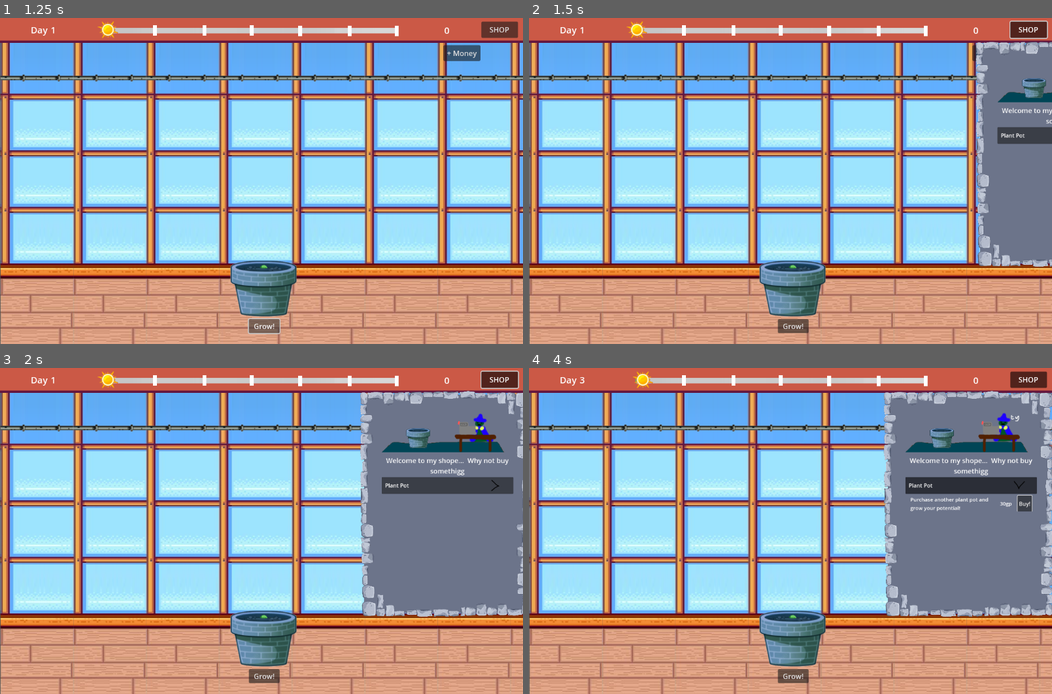
Above: before the commit, frames 1-4 (two rows, left to right).
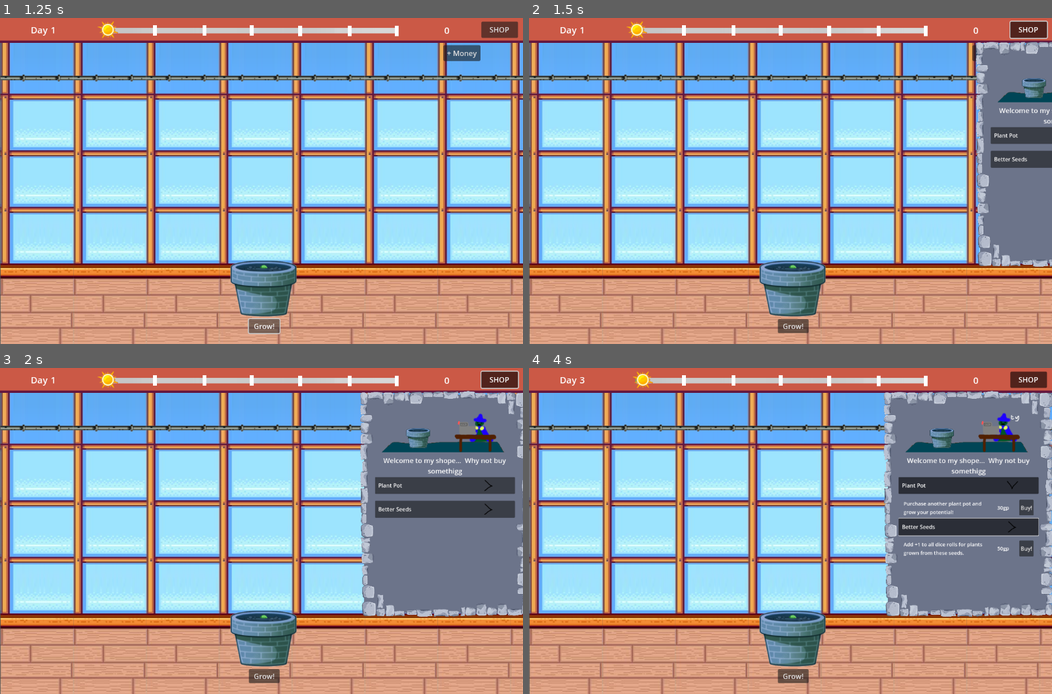
Above: after the commit, the same moments.

Repository: vickyfray/dice-farm-sim
Game: Godot game, scene res://scenes/main.tscn
Two runs of this game, one before a commit and one after it. Both use one fixed random seed, a clock stepped at 60 frames per second and the inputs below.
Inputs (mouse positions are in pixels of both pictures, inside the frame that each line leads up to; where the layout moved, square brackets give the same spot in the first picture):
- Up to frame 1 (1.25 s): click "Grow!" at 0.5 s
- Up to frame 2 (1.5 s): click "SHOP" at 1.25 s
- Up to frame 3 (2 s): no input
- Up to frame 4 (4 s): click (973, 485) [978, 485] at 2 s; click "Buy!" at 2.75 s; click (968, 527) at 3.52 s

Frame 1 is identical in both runs. In frame 2, 0.8% of the frame differs, in the area x 88-100%, y 27-46%; in frame 3, 1.8%; in frame 4, 2.8%, in the area x 70-98%, y 27-58%.

Commit message:
Updating with a second item in the shop
Funcitonality is a bit jank, but the premis of a +1 seed item works now in code too. Also Dice roller updates if we ever add another addition to the global Dice_Modifier.

Diff:
--- a/scenes/drop_down_menu.gd
+++ b/scenes/drop_down_menu.gd
@@ -4,7 +4,6 @@
 @onready var chevron: TextureRect = $Button/MarginContainer/Chevron
 @onready var collapse_control: Control = $CollapseControl
 @onready var list_container: MarginContainer = $CollapseControl/ListContainer
-
 var expanded: bool = false
 
 func _ready() -> void:
@@ -17,7 +16,6 @@
 func reset_panel():
 	collapse_control.size.y = 0
 
-
 func _update_chevron(expanded: bool):
 	var target_angle = 90 if expanded else 0
 	var tween = create_tween()
@@ -25,8 +23,8 @@
 
 
 func _on_button_toggled(toggled_on: bool) -> void:
+	var chevron = $ShopContainer/TitleContents_VBox/ContentsContainer/ShopContents_Vbox/ItemsScrollContainer/ContentsContainer_Vbox/DropDownMenu/Button/MarginContainer/Chevron
 	_update_chevron(toggled_on)
-
 	if !toggled_on:
 		var tween = create_tween()
 		tween.tween_property(collapse_control, "custom_minimum_size:y", 0, 0.25)
@@ -37,3 +35,15 @@
 
 func _on_panel_container_minimum_size_changed() -> void:
 			custom_minimum_size = collapse_control.get_combined_minimum_size() + button.size
+
+
+func _on_button_2_toggled(toggled_on):
+	var chevron = $ShopContainer/TitleContents_VBox/ContentsContainer/ShopContents_Vbox/ItemsScrollContainer/ContentsContainer_Vbox/DropDownMenu/Button2/MarginContainer/Chevron
+	_update_chevron(toggled_on)
+
+	if !toggled_on:
+		var tween = create_tween()
+		tween.tween_property($CollapseControl2, "custom_minimum_size:y", 0, 0.25)
+	else:
+		var tween = create_tween()
+		tween.tween_property($CollapseControl2, "custom_minimum_size:y", list_container.size.y, 0.25)
--- a/scenes/shoppe.tscn
+++ b/scenes/shoppe.tscn
@@ -97,8 +97,7 @@
 [node name="ContentsContainer" type="MarginContainer" parent="ShopContainer/TitleContents_VBox"]
 layout_mode = 2
 size_flags_vertical = 3
-theme_override_constants/margin_left = 20
-theme_override_constants/margin_right = 5
+theme_override_constants/margin_right = 0
 theme_override_constants/margin_bottom = 20
 
 [node name="ShopContents_Vbox" type="VBoxContainer" parent="ShopContainer/TitleContents_VBox/ContentsContainer"]
@@ -121,71 +120,17 @@
 layout_mode = 2
 size_flags_horizontal = 3
 size_flags_vertical = 3
-theme_override_constants/separation = 25
-
-[node name="Item1" type="HBoxContainer" parent="ShopContainer/TitleContents_VBox/ContentsContainer/ShopContents_Vbox/ItemsScrollContainer/ContentsContainer_Vbox"]
-visible = false
-layout_mode = 2
-alignment = 1
-
-[node name="Label" type="Label" parent="ShopContainer/TitleContents_VBox/ContentsContainer/ShopContents_Vbox/ItemsScrollContainer/ContentsContainer_Vbox/Item1"]
-custom_minimum_size = Vector2(125, 35)
-layout_mode = 2
-theme_override_font_sizes/font_size = 25
-text = "Plant Pot"
-vertical_alignment = 1
-autowrap_mode = 3
-
-[node name="Label2" type="Label" parent="ShopContainer/TitleContents_VBox/ContentsContainer/ShopContents_Vbox/ItemsScrollContainer/ContentsContainer_Vbox/Item1"]
-custom_minimum_size = Vector2(125, 35)
-layout_mode = 2
-theme_override_font_sizes/font_size = 25
-text = "30gp"
-vertical_alignment = 1
-
-[node name="BuyItem1" type="Button" parent="ShopContainer/TitleContents_VBox/ContentsContainer/ShopContents_Vbox/ItemsScrollContainer/ContentsContainer_Vbox/Item1"]
-visible = false
-custom_minimum_size = Vector2(125, 0)
-layout_mode = 2
-text = "Buy!"
-
-[node name="Item2" type="HBoxContainer" parent="ShopContainer/TitleContents_VBox/ContentsContainer/ShopContents_Vbox/ItemsScrollContainer/ContentsContainer_Vbox"]
-visible = false
-layout_mode = 2
-alignment = 1
-
-[node name="Label" type="Label" parent="ShopContainer/TitleContents_VBox/ContentsContainer/ShopContents_Vbox/ItemsScrollContainer/ContentsContainer_Vbox/Item2"]
-custom_minimum_size = Vector2(125, 35)
-layout_mode = 2
-theme_override_font_sizes/font_size = 25
-text = "Example Item name is too long"
-vertical_alignment = 1
-autowrap_mode = 3
-
-[node name="Label2" type="Label" parent="ShopContainer/TitleContents_VBox/ContentsContainer/ShopContents_Vbox/ItemsScrollContainer/ContentsContainer_Vbox/Item2"]
-custom_minimum_size = Vector2(125, 35)
-layout_mode = 2
-theme_override_font_sizes/font_size = 25
-text = "10gp"
-vertical_alignment = 1
-
-[node name="Button" type="Button" parent="ShopContainer/TitleContents_VBox/ContentsContainer/ShopContents_Vbox/ItemsScrollContainer/ContentsContainer_Vbox/Item2"]
-custom_minimum_size = Vector2(125, 35)
-layout_mode = 2
-size_flags_vertical = 4
-text = "Buy!"
-
-[node name="DropDownMenu" type="Control" parent="ShopContainer/TitleContents_VBox/ContentsContainer/ShopContents_Vbox/ItemsScrollContainer/ContentsContainer_Vbox"]
+theme_override_constants/separation = 20
+
+[node name="DropDownMenu" type="VBoxContainer" parent="ShopContainer/TitleContents_VBox/ContentsContainer/ShopContents_Vbox/ItemsScrollContainer/ContentsContainer_Vbox"]
 layout_mode = 2
 size_flags_vertical = 0
+theme_override_constants/separation = 10
 script = ExtResource("8_gql4k")
 
 [node name="Button" type="Button" parent="ShopContainer/TitleContents_VBox/ContentsContainer/ShopContents_Vbox/ItemsScrollContainer/ContentsContainer_Vbox/DropDownMenu"]
-layout_mode = 1
-anchors_preset = 10
-anchor_right = 1.0
-offset_bottom = 50.0
-grow_horizontal = 2
+custom_minimum_size = Vector2(0, 50)
+layout_mode = 2
 toggle_mode = true
 
 [node name="MarginContainer" type="MarginContainer" parent="ShopContainer/TitleContents_VBox/ContentsContainer/ShopContents_Vbox/ItemsScrollContainer/ContentsContainer_Vbox/DropDownMenu/Button"]
@@ -207,12 +152,70 @@
 
 [node name="CollapseControl" type="Control" parent="ShopContainer/TitleContents_VBox/ContentsContainer/ShopContents_Vbox/ItemsScrollContainer/ContentsContainer_Vbox/DropDownMenu"]
 clip_contents = true
-anchors_preset = 0
-offset_top = 50.0
-offset_right = 388.0
-offset_bottom = 179.0
+layout_mode = 2
 
 [node name="ListContainer" type="MarginContainer" parent="ShopContainer/TitleContents_VBox/ContentsContainer/ShopContents_Vbox/ItemsScrollContainer/ContentsContainer_Vbox/DropDownMenu/CollapseControl"]
+layout_mode = 1
+anchors_preset = 10
+anchor_right = 1.0
+offset_top = 2.0
+offset_bottom = 54.0
+grow_horizontal = 2
+theme_override_constants/margin_left = 15
+theme_override_constants/margin_top = 5
+theme_override_constants/margin_right = 15
+
+[node name="HBoxContainer" type="HBoxContainer" parent="ShopContainer/TitleContents_VBox/ContentsContainer/ShopContents_Vbox/ItemsScrollContainer/ContentsContainer_Vbox/DropDownMenu/CollapseControl/ListContainer"]
+layout_mode = 2
+theme_override_constants/separation = 10
+
+[node name="Label" type="Label" parent="ShopContainer/TitleContents_VBox/ContentsContainer/ShopContents_Vbox/ItemsScrollContainer/ContentsContainer_Vbox/DropDownMenu/CollapseControl/ListContainer/HBoxContainer"]
+custom_minimum_size = Vector2(240, 0)
+layout_mode = 2
+size_flags_horizontal = 0
+theme_override_font_sizes/font_size = 15
+text = "Purchase another plant pot and grow your potential!"
+vertical_alignment = 1
+autowrap_mode = 3
+
+[node name="Label2" type="Label" parent="ShopContainer/TitleContents_VBox/ContentsContainer/ShopContents_Vbox/ItemsScrollContainer/ContentsContainer_Vbox/DropDownMenu/CollapseControl/ListContainer/HBoxContainer"]
+layout_mode = 2
+size_flags_horizontal = 10
+theme_override_font_sizes/font_size = 15
+text = "30gp"
+
+[node name="BuyItem1" type="Button" parent="ShopContainer/TitleContents_VBox/ContentsContainer/ShopContents_Vbox/ItemsScrollContainer/ContentsContainer_Vbox/DropDownMenu/CollapseControl/ListContainer/HBoxContainer"]
+layout_mode = 2
+size_flags_horizontal = 10
+text = "Buy!"
+
+[node name="Button2" type="Button" parent="ShopContainer/TitleContents_VBox/ContentsContainer/ShopContents_Vbox/ItemsScrollContainer/ContentsContainer_Vbox/DropDownMenu"]
+custom_minimum_size = Vector2(0, 50)
+layout_mode = 2
+toggle_mode = true
+
+[node name="MarginContainer" type="MarginContainer" parent="ShopContainer/TitleContents_VBox/ContentsContainer/ShopContents_Vbox/ItemsScrollContainer/ContentsContainer_Vbox/DropDownMenu/Button2"]
+layout_mode = 0
+offset_right = 371.0
+offset_bottom = 50.0
+theme_override_constants/margin_left = 10
+theme_override_constants/margin_right = 10
+
+[node name="Label" type="Label" parent="ShopContainer/TitleContents_VBox/ContentsContainer/ShopContents_Vbox/ItemsScrollContainer/ContentsContainer_Vbox/DropDownMenu/Button2/MarginContainer"]
+layout_mode = 2
+text = "Better Seeds"
+
+[node name="Chevron" type="TextureRect" parent="ShopContainer/TitleContents_VBox/ContentsContainer/ShopContents_Vbox/ItemsScrollContainer/ContentsContainer_Vbox/DropDownMenu/Button2/MarginContainer"]
+layout_mode = 2
+size_flags_horizontal = 8
+size_flags_vertical = 4
+texture = ExtResource("9_517tx")
+
+[node name="CollapseControl2" type="Control" parent="ShopContainer/TitleContents_VBox/ContentsContainer/ShopContents_Vbox/ItemsScrollContainer/ContentsContainer_Vbox/DropDownMenu"]
+clip_contents = true
+layout_mode = 2
+
+[node name="ListContainer" type="MarginContainer" parent="ShopContainer/TitleContents_VBox/ContentsContainer/ShopContents_Vbox/ItemsScrollContainer/ContentsContainer_Vbox/DropDownMenu/CollapseControl2"]
 layout_mode = 1
 anchors_preset = 10
 anchor_right = 1.0
@@ -222,32 +225,33 @@
 theme_override_constants/margin_top = 5
 theme_override_constants/margin_right = 15
 
-[node name="HBoxContainer" type="HBoxContainer" parent="ShopContainer/TitleContents_VBox/ContentsContainer/ShopContents_Vbox/ItemsScrollContainer/ContentsContainer_Vbox/DropDownMenu/CollapseControl/ListContainer"]
-layout_mode = 2
-theme_override_constants/separation = 10
-
-[node name="Label" type="Label" parent="ShopContainer/TitleContents_VBox/ContentsContainer/ShopContents_Vbox/ItemsScrollContainer/ContentsContainer_Vbox/DropDownMenu/CollapseControl/ListContainer/HBoxContainer"]
+[node name="HBoxContainer" type="HBoxContainer" parent="ShopContainer/TitleContents_VBox/ContentsContainer/ShopContents_Vbox/ItemsScrollContainer/ContentsContainer_Vbox/DropDownMenu/CollapseControl2/ListContainer"]
+layout_mode = 2
+theme_override_constants/separation = 10
+
+[node name="Label" type="Label" parent="ShopContainer/TitleContents_VBox/ContentsContainer/ShopContents_Vbox/ItemsScrollContainer/ContentsContainer_Vbox/DropDownMenu/CollapseControl2/ListContainer/HBoxContainer"]
 custom_minimum_size = Vector2(240, 0)
 layout_mode = 2
 size_flags_horizontal = 0
 theme_override_font_sizes/font_size = 15
-text = "Purchase another plant pot and grow your potential!"
+text = "Add +1 to all dice rolls for plants grown from these seeds. "
 vertical_alignment = 1
 autowrap_mode = 3
 
-[node name="Label2" type="Label" parent="ShopContainer/TitleContents_VBox/ContentsContainer/ShopContents_Vbox/ItemsScrollContainer/ContentsContainer_Vbox/DropDownMenu/CollapseControl/ListContainer/HBoxContainer"]
-layout_mode = 2
-size_flags_horizontal = 10
-theme_override_font_sizes/font_size = 15
-text = "30gp"
-
-[node name="BuyItem1" type="Button" parent="ShopContainer/TitleContents_VBox/ContentsContainer/ShopContents_Vbox/ItemsScrollContainer/ContentsContainer_Vbox/DropDownMenu/CollapseControl/ListContainer/HBoxContainer"]
+[node name="Label2" type="Label" parent="ShopContainer/TitleContents_VBox/ContentsContainer/ShopContents_Vbox/ItemsScrollContainer/ContentsContainer_Vbox/DropDownMenu/CollapseControl2/ListContainer/HBoxContainer"]
+layout_mode = 2
+size_flags_horizontal = 10
+theme_override_font_sizes/font_size = 15
+text = "100gp"
+
+[node name="BuyItem2" type="Button" parent="ShopContainer/TitleContents_VBox/ContentsContainer/ShopContents_Vbox/ItemsScrollContainer/ContentsContainer_Vbox/DropDownMenu/CollapseControl2/ListContainer/HBoxContainer"]
 layout_mode = 2
 size_flags_horizontal = 10
 text = "Buy!"
 
 [connection signal="pressed" from="BG/HideShopButton" to="." method="_on_texture_button_pressed"]
 [connection signal="animation_looped" from="ShopContainer/TitleContents_VBox/LilShopKeep" to="." method="_on_lil_shop_keep_animation_looped"]
-[connection signal="pressed" from="ShopContainer/TitleContents_VBox/ContentsContainer/ShopContents_Vbox/ItemsScrollContainer/ContentsContainer_Vbox/Item1/BuyItem1" to="." method="_on_buy_item_1_pressed"]
 [connection signal="toggled" from="ShopContainer/TitleContents_VBox/ContentsContainer/ShopContents_Vbox/ItemsScrollCont …(209 unchanged characters)…
 [connection signal="pressed" from="ShopContainer/TitleContents_VBox/ContentsContainer/ShopContents_Vbox/ItemsScrollContainer/ContentsContainer_Vbox/DropDownMenu/CollapseControl/ListContainer/HBoxContainer/BuyItem1" to="." method="_on_buy_item_1_pressed"]
+[connection signal="toggled" from="ShopContainer/TitleContents_VBox/ContentsContainer/ShopContents_Vbox/ItemsScrollContainer/ContentsContainer_Vbox/DropDownMenu/Button2" to="ShopContainer/TitleContents_VBox/ContentsContainer/ShopContents_Vbox/ItemsScrollContainer/ContentsContainer_Vbox/DropDownMenu" method="_on_button_2_toggled"]
+[connection signal="pressed" from="ShopContainer/TitleContents_VBox/ContentsContainer/ShopContents_Vbox/ItemsScrollContainer/ContentsContainer_Vbox/DropDownMenu/CollapseControl2/ListContainer/HBoxContainer/BuyItem2" to="." method="_on_buy_item_2_pressed"]
--- a/scripts/dice.gd
+++ b/scripts/dice.gd
@@ -32,11 +32,14 @@
 
 	# roll result
 	var final_num := _roll_non_repeating(max_val)
-	text = str(final_num)
+	if Globals.dice_modifier >=1:
+		text = str(final_num)+" +"+str(Globals.dice_modifier)
+	else:
+		text = str(final_num)
 	last_number = final_num
 	rolling = false
 	await get_tree().create_timer(1.0).timeout
-	Globals.currency += final_num
+	Globals.currency += final_num + Globals.dice_modifier
 	print("added to global currency: ", final_num)
 	get_parent().remove_child(self)
 
--- a/scripts/globals.gd
+++ b/scripts/globals.gd
@@ -4,6 +4,7 @@
 var currency = 0
 var game_time = 0
 var shop_open = false
+var dice_modifier = 0
 # Called when the node enters the scene tree for the first time.
 func _ready():
 	pass # Replace with function body.
--- a/scripts/shoppe.gd
+++ b/scripts/shoppe.gd
@@ -2,28 +2,45 @@
 
 @onready var plant_pot_scene: PackedScene = preload("res://scenes/plant_pot.tscn")
 var pot_price = 30
+var seed_upgrade_price = 50
+
 var shop_pos = 0
+var pot_num_purchased = 0
+var seed_upgrade_purchased = 0
 # Called when the node enters the scene tree for the first time.
 func _ready():
 	shop_pos = self.position
 
 # Called every frame. 'delta' is the elapsed time since the previous frame.
 func _process(delta):
-	$ShopContainer/TitleContents_VBox/ContentsContainer/ShopContents_Vbox/ItemsScrollContainer/ContentsContainer_Vbox/Item1/Label2.text = (str(pot_price)+"gp")
+	priceupdates()
+
 	var main = self.get_parent()
 	var hbox = main.get_node("MarginContainer/HBoxContainer")
-	#pot_price = 30 + ((hbox.get_child_count()-1)*10)
 
-func _on_button_pressed():
-	pass # Replace with function body.
 
 
 func _on_buy_item_1_pressed():
 	plantpotpurchase()
 	purchasethanks()
 
+func _on_buy_item_2_pressed():
+	if Globals.currency >= seed_upgrade_price:
+		Globals.currency -= seed_upgrade_price
+		seed_upgrade_purchased +=1
+		Globals.dice_modifier +=1
+		purchasethanks()
+
+
 func purchasethanks():
 	$ShopContainer/TitleContents_VBox/LilShopKeep.play("thanks")
+
+func priceupdates():
+	pot_price = 30 + (pot_num_purchased*10)
+	$ShopContainer/TitleContents_VBox/ContentsContainer/ShopContents_Vbox/ItemsScrollContainer/ContentsContainer_Vbox/DropDownMenu/CollapseControl/ListContainer/HBoxContainer/Label2.text = (str(pot_price)+"gp")
+	seed_upgrade_price = 50*(1+seed_upgrade_purchased)
+	$ShopContainer/TitleContents_VBox/ContentsContainer/ShopContents_Vbox/ItemsScrollContainer/ContentsContainer_Vbox/DropDownMenu/CollapseControl2/ListContainer/HBoxContainer/Label2.text = (str(seed_upgrade_price)+"gp")
+
 
 func plantpotpurchase():
 	var main = self.get_parent()
@@ -35,6 +52,8 @@
 		if Globals.currency >= pot_price:
 			Globals.currency -= pot_price
 			hbox.add_child(plant_pot)
+
+	pot_num_purchased = hbox.get_child_count()-1
 
 func _on_texture_button_pressed():
 	print("shop should close")
Binary file added: assets/images/ShopIcons/PlantPot.png
Not shown, added: assets/images/ShopIcons/PlantPot.png.import
Binary file added: assets/images/ShopIcons/SeedUpgrade.png
Not shown, added: assets/images/ShopIcons/SeedUpgrade.png.import
